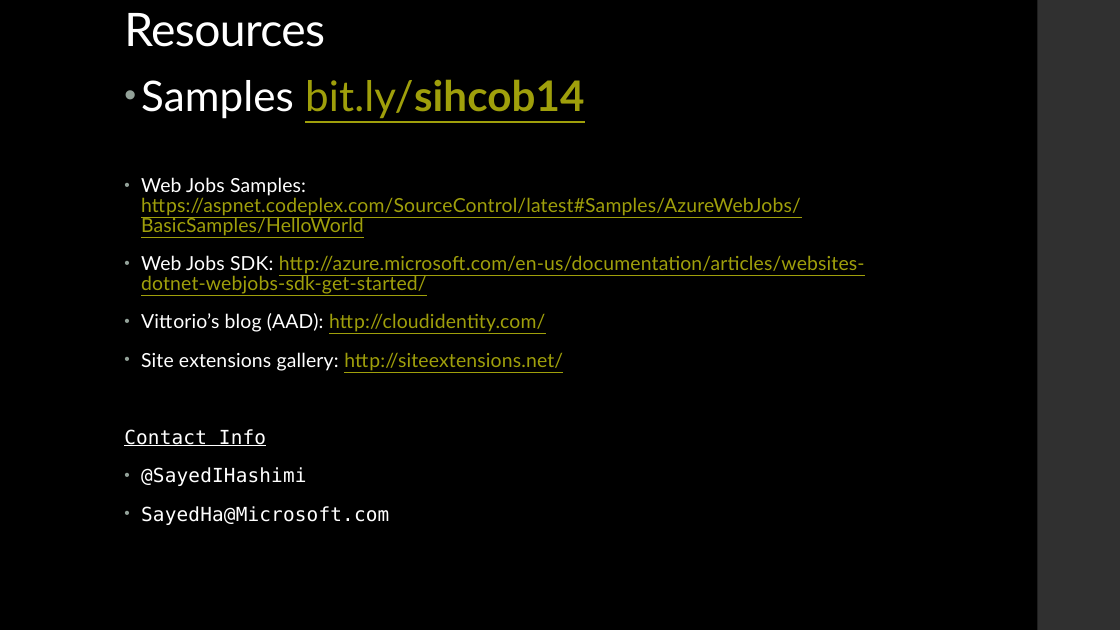
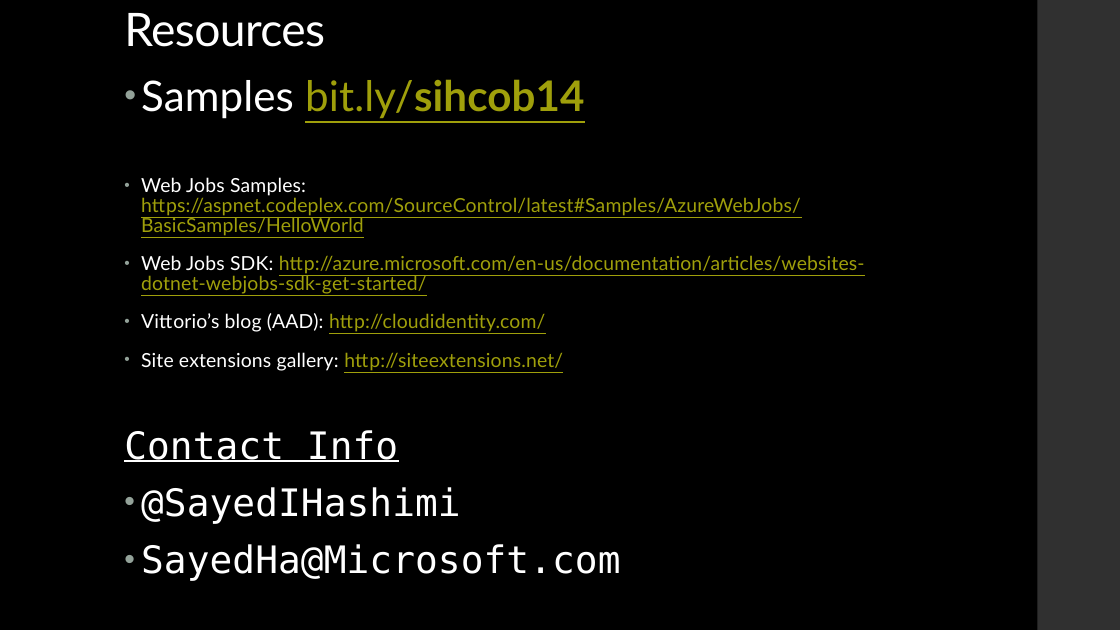
Before and after one commit to sayedihashimi/codeonthebeach2014, a slide deck: slide 10 of asp.net-and-azure-cob2014.pptx. Drawn at 1120x630 pixels with LibreOffice and Linux fonts; fonts in the diff are those of the drawing. Boxes give left, top, right and bottom in pixels: in the first picture for what was removed or moved away, otherwise in the second. Text is boxed around its words. In the diff, an @@ line names an element or a change of style, - is before the commit and + after.

```diff
--- a/asp.net-and-azure-cob2014.pptx
+++ b/asp.net-and-azure-cob2014.pptx
@@ text at (x1=124, y1=430, x2=620, y2=581): size 16.6 to 32.4 pt in "Contact Info", "@SayedIHashimi", "SayedHa@Microsoft.com" @@
```
Also in this commit, not shown: 1 other slide changed.
